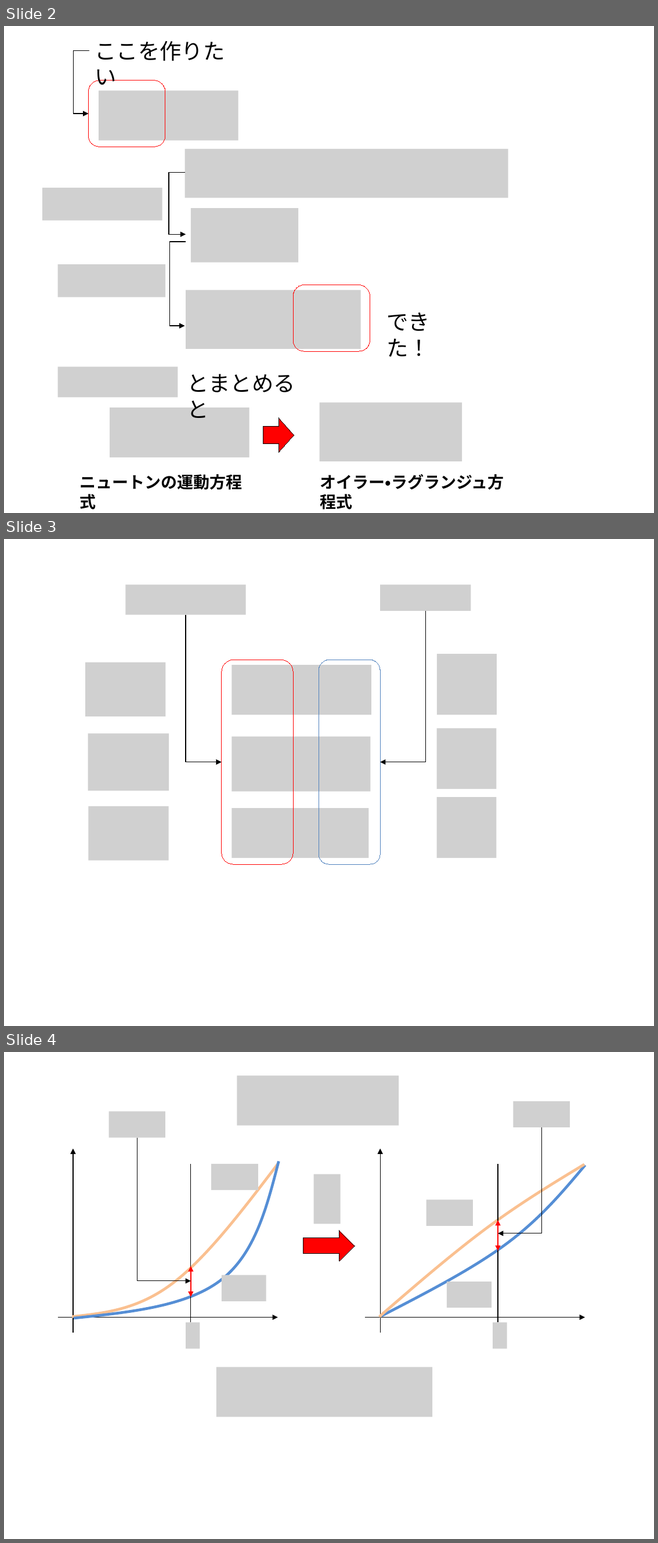
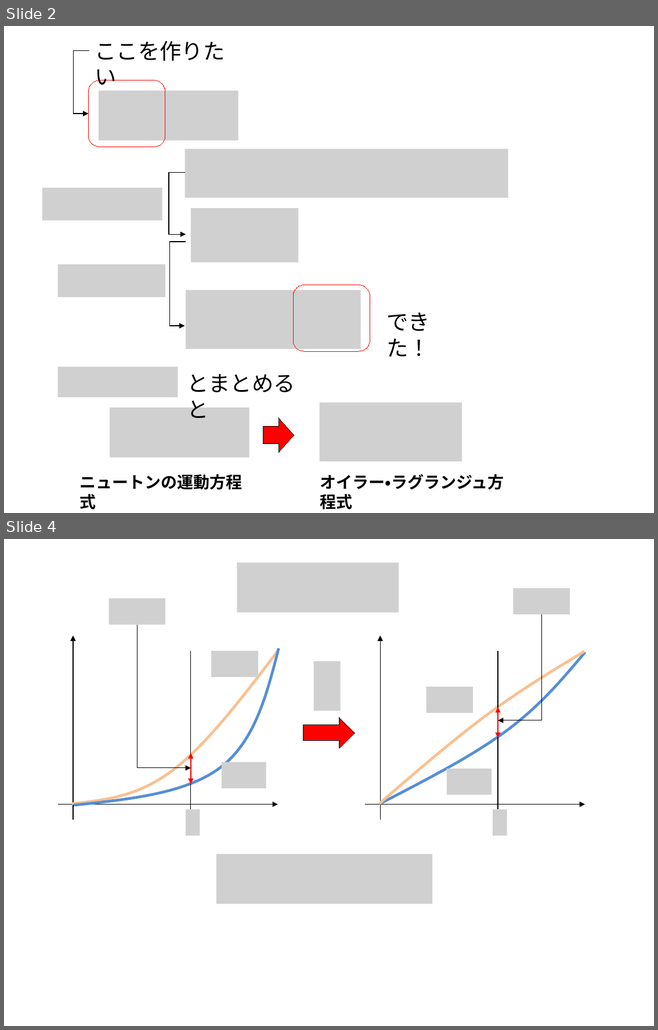
Before and after one commit to kaityo256/classical_mechanics, a slide deck: hamilton_principle/fig/fig.pptx. Shown one above the other, each under a label of ours: slides 2, 3 and 4 before the commit, slides 2 and 4 after it; the slides between them are not shown. The pictures are 658x1543 and 658x1030 pixels, drawn with LibreOffice and Linux fonts; fonts in the diff are those of the drawing; grey boxes stand for pictures. Boxes give left, top, right and bottom in pixels: in the first picture for what was removed or moved away, otherwise in the second. Text is boxed around its words. In the diff, an @@ line names an element or a change of style, - is before the commit and + after.

```diff
--- a/hamilton_principle/fig/fig.pptx
+++ b/hamilton_principle/fig/fig.pptx
@@ slide 3 removed at [4,539,654,1026], background #FFFFFF @@
@@ picture removed at [125,584,246,614] @@
@@ picture removed at [380,584,470,610] @@
@@ elbow arrow removed from (185, 615) to (221, 762) @@
@@ elbow arrow removed from (425, 611) to (380, 762) @@
@@ rounded rectangle removed at [221,660,293,864] @@
@@ rounded rectangle removed at [318,660,379,864] @@
@@ picture removed at [437,654,496,715] @@
@@ picture removed at [85,663,165,717] @@
@@ picture removed at [231,665,371,715] @@
@@ picture removed at [437,728,496,789] @@
@@ picture removed at [88,733,168,790] @@
@@ picture removed at [231,736,370,792] @@
@@ picture removed at [437,797,496,858] @@
@@ picture removed at [89,806,168,861] @@
@@ picture removed at [231,808,368,858] @@
```
Also in this commit, not shown: 1 slide added, 1 other file.
